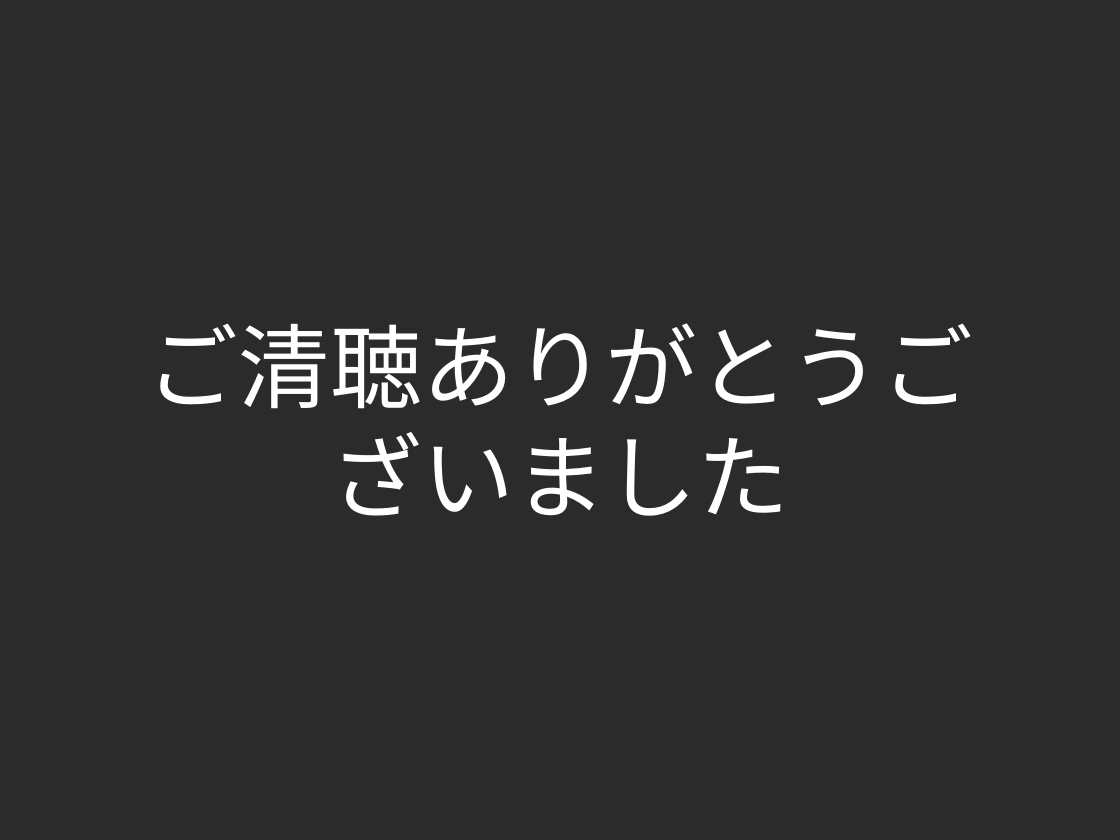
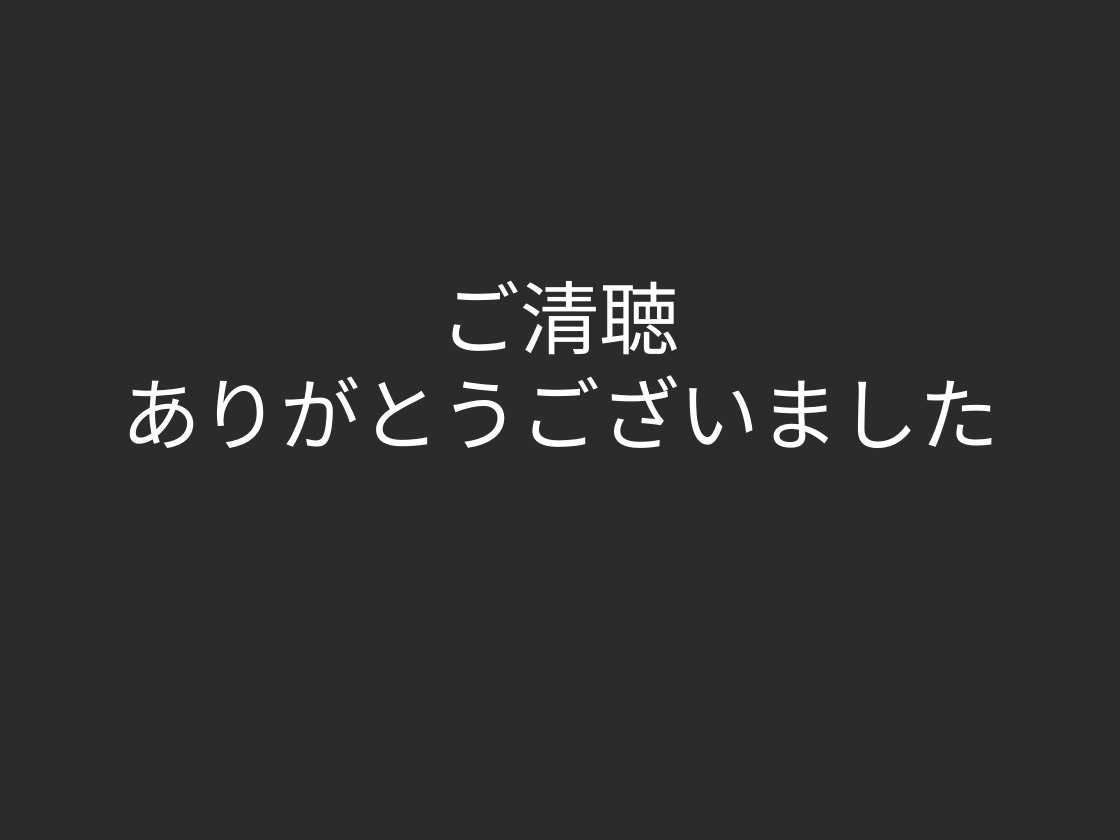
Before and after one commit to lambdasakura/doc, a slide deck: slide 42 of zengeren/fast_game_development_2010:02:12.ppt. Drawn at 1120x840 pixels with LibreOffice and Linux fonts; fonts in the diff are those of the drawing; background and template pictures are left out; a plain dark background stands for a picture behind light text. Boxes give left, top, right and bottom in pixels: in the first picture for what was removed or moved away, otherwise in the second. Text is boxed around its words. In the diff, an @@ line names an element or a change of style, - is before the commit and + after.

```diff
--- a/zengeren/fast_game_development_2010:02:12.ppt
+++ b/zengeren/fast_game_development_2010:02:12.ppt
@@ title at [121,281,999,448]: text changed; size 84 to 73 pt @@
-ご清聴ありがとうございました
+ご清聴
+ありがとうございました
```
Also in this commit, not shown: 12 other slides changed, 2 slides added, 1 slide removed, 4 other files.
